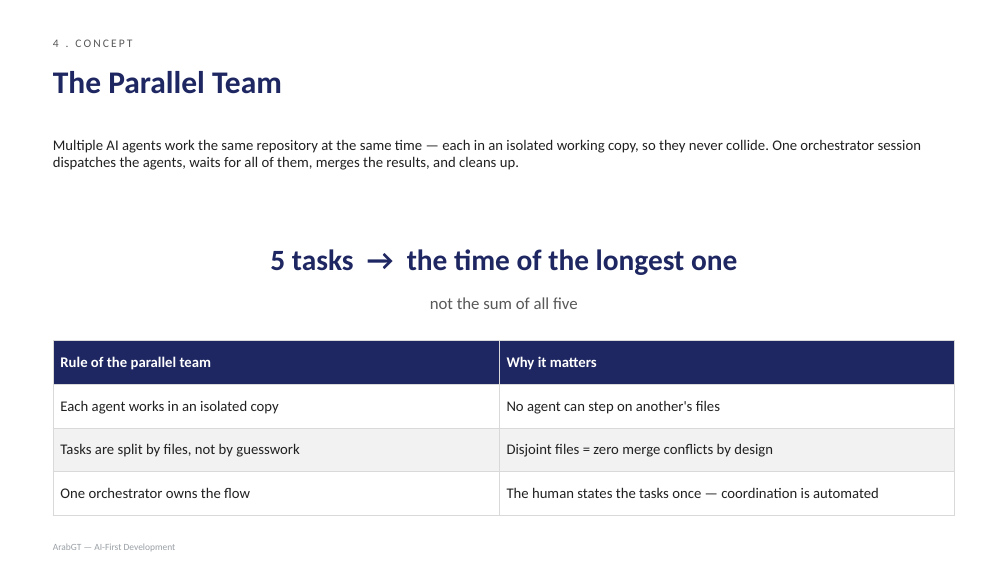
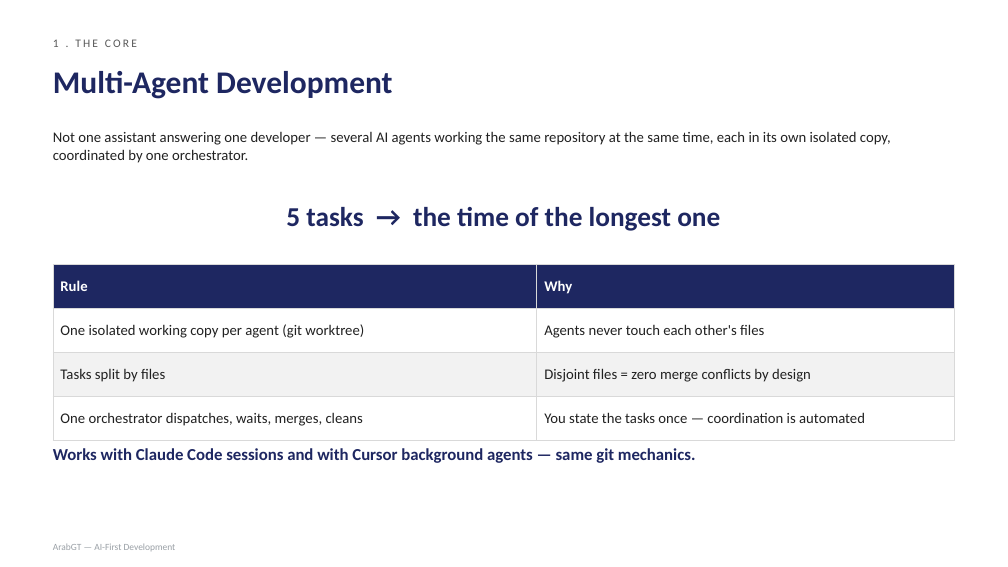
Before and after one commit to omar-arabgt/ai-development-lab, a slide deck: slide 2 of slides/ai-first-development.pptx (slide 5 before the commit). Drawn at 1008x567 pixels with LibreOffice and Linux fonts; fonts in the diff are those of the drawing. Boxes give left, top, right and bottom in pixels: in the first picture for what was removed or moved away, otherwise in the second. Text is boxed around its words. In the diff, an @@ line names an element or a change of style, - is before the commit and + after.

Commit message:
Deck v2 rebuilt to Omar's structure: multi-agent + setup + local flow, Sentry/Linear/Skills, test stages, Claude-Cursor map, developer workflow, AWS automation server

```diff
--- a/slides/ai-first-development.pptx
+++ b/slides/ai-first-development.pptx
@@ text at (53, 39, 137, 47): text changed @@
-4 . CONCEPT
+1 . THE CORE
@@ text at (53, 71, 392, 99): text changed @@
-The Parallel Team
+Multi-Agent Development
@@ text at (53, 131, 891, 163): text changed @@
-Multiple AI agents work the same repository at the same time — each in an isolated working copy, so they never collide. One orchestrator session dispatches the agents, waits for all of them, merges the results, and cleans up.
+Not one assistant answering one developer — several AI agents working the same repository at the same time, each in its own isolated copy, coordinated by one orchestrator.
@@ text "5 tasks → the time ...": place and size @@
-text "5 tasks → the time ..." at (270, 249, 737, 275)
+text "5 tasks → the time ..." at (286, 207, 720, 231)
@@ text "5 tasks → the time ..." at (286, 207, 720, 231): size 28 to 26 pt @@
@@ table at (53, 265, 955, 430) @@
-row 1, column 1: Rule of the parallel team
+row 1, column 1: Rule
-row 1, column 2: Why it matters
+row 1, column 2: Why
-row 2, column 1: Each agent works in an isolated copy
+row 2, column 1: One isolated working copy per agent (git worktree)
-row 2, column 2: No agent can step on another's files
+row 2, column 2: Agents never touch each other's files
-row 3, column 1: Tasks are split by files, not by guesswork
+row 3, column 1: Tasks split by files
-row 4, column 1: One orchestrator owns the flow
+row 4, column 1: One orchestrator dispatches, waits, merges, cleans
-row 4, column 2: The human states the tasks once — coordination is automated
+row 4, column 2: You state the tasks once — coordination is automated
@@ table: place and size @@
-table at (53, 340, 955, 502)
+table at (53, 265, 955, 430)
@@ text removed at (430, 297, 578, 309) @@
-not the sum of all five
@@ text added at (53, 448, 696, 463), 16 pt, text #1E2761, bold @@
+Works with Claude Code sessions and with Cursor background agents — same git mechanics.
```
Also in this commit, not shown: 1 other slide changed, 8 slides added, 9 slides removed.
